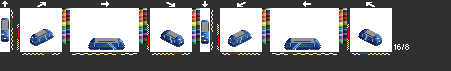
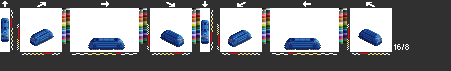
Layer changes from the first 451px x 71px image to the second:
hid "gan1" over [1, 20, 381, 50]
